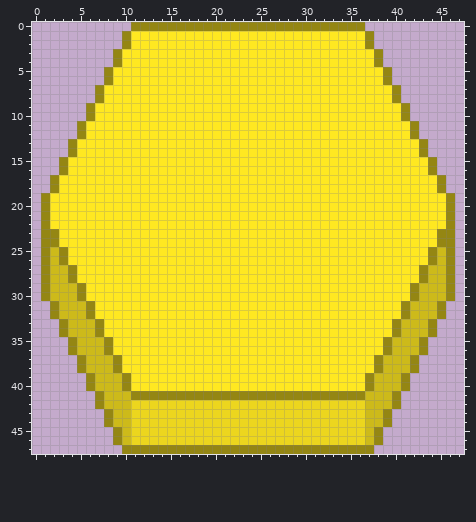
Pixel-art sprite, stored at android/assets/sprites/goldhex.png. Above is the file before it was changed.
The file is 48x48 pixels. Pixels under 10% opacity are left out.
Once edited:
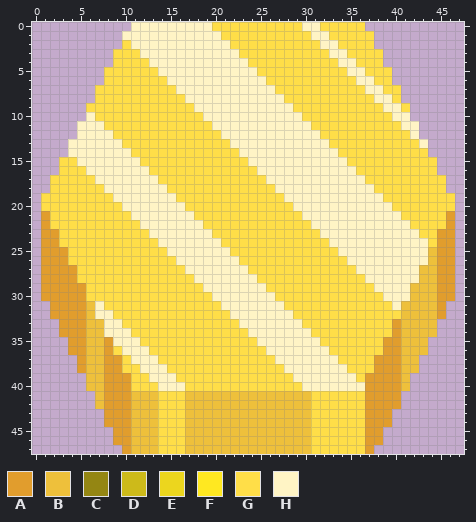
Palette (. is transparent): A #e19d2d  B #eec03b  C #948613  D #cdba1a  E #ecd61e  F #ffe821  G #ffde48  H #fff4c5
Edits made:
Changed rows in their new state; - is an unchanged pixel.
first column x 1:
 0 ----------HHHHHHHHHGGGGGGGGGGHHGGGGG----------
 1 ---------HHHHHHHHHHHGGGGGGGGGGHHGGGGG---------
 2 ---------GHHHHHHHHHHHGGGGGGGGGGHHGGGG---------
 3 --------GGGHHHHHHHHHHHGGGGGGGGGGHHGGGG--------
 4 --------GGGGHHHHHHHHHHHGGGGGGGGGGHHGGG--------
 5 -------GGGGGGHHHHHHHHHHHGGGGGGGGGGHHGGG-------
 6 -------GGGGGGGHHHHHHHHHHHGGGGGGGGGGHHGG-------
 7 ------GGGGGGGGGHHHHHHHHHHHGGGGGGGGGGHHGG------
 8 ------GGGGGGGGGGHHHHHHHHHHHGGGGGGGGGGHHG------
 9 -----GGGGGGGGGGGGHHHHHHHHHHHGGGGGGGGGGHHG-----
10 -----HGGGGGGGGGGGGHHHHHHHHHHHGGGGGGGGGGHH-----
11 ----HHHGGGGGGGGGGGGHHHHHHHHHHHGGGGGGGGGGHH----
12 ----HHHHGGGGGGGGGGGGHHHHHHHHHHHGGGGGGGGGGH----
13 ---HHHHHHGGGGGGGGGGGGHHHHHHHHHHHGGGGGGGGGGH---
14 ---HHHHHHHGGGGGGGGGGGGHHHHHHHHHHHGGGGGGGGGG---
15 --GGHHHHHHHGGGGGGGGGGGGHHHHHHHHHHHGGGGGGGGGG--
16 --GGGHHHHHHHGGGGGGGGGGGGHHHHHHHHHHHGGGGGGGGG--
17 -GGGGGHHHHHHHGGGGGGGGGGGGHHHHHHHHHHHGGGGGGGGG-
18 -GGGGGGHHHHHHHGGGGGGGGGGGGHHHHHHHHHHHGGGGGGGG-
19 GGGGGGGGHHHHHHHGGGGGGGGGGGGHHHHHHHHHHHGGGGGGGG
20 GGGGGGGGGHHHHHHHGGGGGGGGGGGGHHHHHHHHHHHGGGGGGG
21 AGGGGGGGGGHHHHHHHGGGGGGGGGGGGHHHHHHHHHHHGGGGGA
22 AGGGGGGGGGGHHHHHHHGGGGGGGGGGGGHHHHHHHHHHHGGGGA
23 AAGGGGGGGGGGHHHHHHHGGGGGGGGGGGGHHHHHHHHHHHGGAA
24 AAGGGGGGGGGGGHHHHHHHGGGGGGGGGGGGHHHHHHHHHHHGAA
25 AAAGGGGGGGGGGGHHHHHHHGGGGGGGGGGGGHHHHHHHHHHBAA
26 AAAGGGGGGGGGGGGHHHHHHHGGGGGGGGGGGGHHHHHHHHHBAA
27 AAAAGGGGGGGGGGGGHHHHHHHGGGGGGGGGGGGHHHHHHHBBAA
28 AAAAGGGGGGGGGGGGGHHHHHHHGGGGGGGGGGGGHHHHHHBBAA
29 AAAAAGGGGGGGGGGGGGHHHHHHHGGGGGGGGGGGGHHHHBBBAA
30 AAAAAGGGGGGGGGGGGGGHHHHHHHGGGGGGGGGGGGHHHBBBAA
31 -AAAABHGGGGGGGGGGGGGHHHHHHHGGGGGGGGGGGGHBBBBA-
32 -AAAABHHGGGGGGGGGGGGGHHHHHHHGGGGGGGGGGGGBBBBA-
33 --AAABBHHGGGGGGGGGGGGGHHHHHHHGGGGGGGGGGABBBB--
34 --AAABBHHHGGGGGGGGGGGGGHHHHHHHGGGGGGGGGABBBB--
35 ---AABBAHHHGGGGGGGGGGGGGHHHHHHHGGGGGGGAABBB---
36 ---AABBAGHHHGGGGGGGGGGGGGHHHHHHHGGGGGGAABBB---
37 ----ABBAAGHHHGGGGGGGGGGGGGHHHHHHHGGGGAAABB----
38 ----ABBAAGGHHHGGGGGGGGGGGGGHHHHHHHGGGAAABB----
39 -----BBAAAGGHHHGGGGGGGGGGGGGHHHHHHHGAAAAB-----
40 -----BBAAAGGGHHHGGGGGGGGGGGGGHHHHHHHAAAAB-----
41 ------BAAABBBGGGBBBBBBBBBBBBBBGGGGGGAAAA------
42 ------BAAABBBGGGBBBBBBBBBBBBBBGGGGGGAAAA------
43 -------AAABBBGGGBBBBBBBBBBBBBBGGGGGGAAA-------
44 -------AAABBBGGGBBBBBBBBBBBBBBGGGGGGAAA-------
45 --------AABBBGGGBBBBBBBBBBBBBBGGGGGGAA--------
46 --------AABBBGGGBBBBBBBBBBBBBBGGGGGGAA--------
47 ---------ABBBGGGBBBBBBBBBBBBBBGGGGGGA---------
